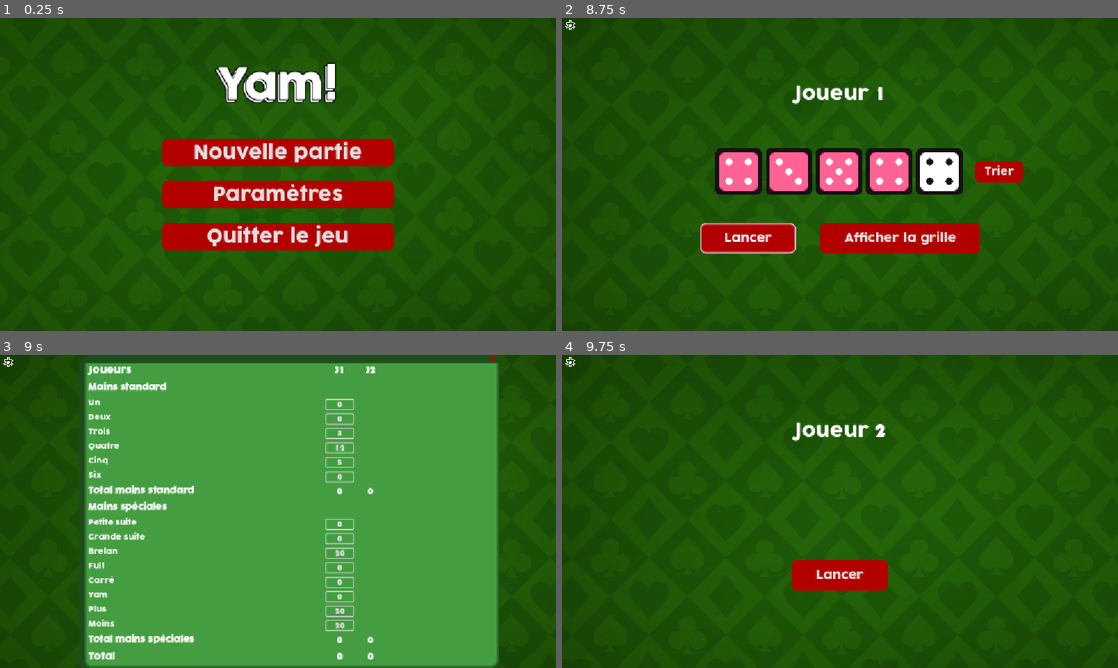
Above: before the commit, frames 1-4 (two rows, left to right).
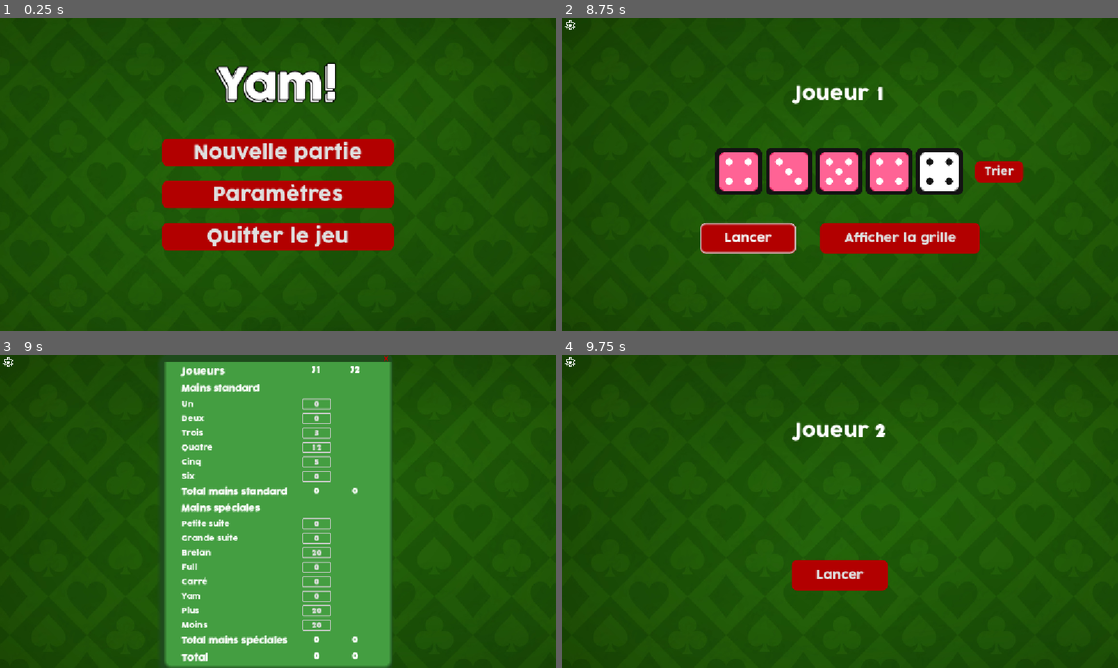
Above: after the commit, the same moments.

Repository: LaClimSx/Yam
Game: Godot game, scene res://scenes/menu.tscn
The game is run twice, just before and just after one commit, with the same random seed, the same clock (stepped at 60 frames per second) and the same inputs.
Inputs (mouse positions are in pixels of both pictures, inside the frame that each line leads up to):
- Up to frame 1 (0.25 s): no input
- Up to frame 2 (8.75 s): click "Nouvelle partie" at 0.5 s; click "-" at 1.25 s; click "+" at 2 s; click "Commencer" at 2.75 s; click "Lancer" at 3.5 s; click (789, 171) at 5 s; click (739, 171) at 5.75 s; click (840, 171) at 6.5 s; click (890, 171) at 7.25 s; click (940, 171) at 8 s
- Up to frame 3 (9 s): click "Afficher la grille" at 8.75 s
- Up to frame 4 (9.75 s): click "0" at 9.5 s

Frames 1-2 are identical in both runs. In frame 3, 39% of the frame differs, in the area x 14-90%, y 0-100%; in frame 4, nothing differs.

Commit message:
feat: grid dynamically changes size depending on the number of players

Diff:
--- a/scenes/main.tscn
+++ b/scenes/main.tscn
@@ -77,12 +77,26 @@
 "speed": 5.0
 }]
 
-[sub_resource type="StyleBoxFlat" id="StyleBoxFlat_tbgi4"]
+[sub_resource type="StyleBoxFlat" id="StyleBoxFlat_jbj1t"]
 bg_color = Color(0.116223, 0.294445, 0.109871, 1)
 corner_radius_top_left = 12
 corner_radius_top_right = 12
-
-[sub_resource type="StyleBoxEmpty" id="StyleBoxEmpty_tbgi4"]
+shadow_color = Color(0.11764706, 0.29411766, 0.10980392, 1)
+shadow_size = 9
+shadow_offset = Vector2(-5, 4.5)
+
+[sub_resource type="StyleBoxFlat" id="StyleBoxFlat_muem4"]
+bg_color = Color(0.266667, 0.619608, 0.254902, 1)
+border_width_left = 7
+border_width_right = 7
+border_width_bottom = 7
+border_color = Color(0.138554, 0.340711, 0.131379, 1)
+border_blend = true
+corner_radius_bottom_right = 15
+corner_radius_bottom_left = 15
+shadow_color = Color(0.116223, 0.294445, 0.109871, 1)
+shadow_size = 9
+shadow_offset = Vector2(-5, 5)
 
 [node name="Main" type="Panel"]
 custom_minimum_size = Vector2(1152, 648)
@@ -330,20 +344,27 @@
 theme_override_font_sizes/font_size = 22
 text = "Retourner au menu"
 
-[node name="Grid" type="Panel" parent="."]
-visible = false
-layout_mode = 0
-offset_left = 174.0
-offset_right = 1034.0
-offset_bottom = 648.0
+[node name="Grid" type="VBoxContainer" parent="."]
+visible = false
+layout_mode = 1
+anchors_preset = 8
+anchor_left = 0.5
+anchor_top = 0.5
+anchor_right = 0.5
+anchor_bottom = 0.5
+offset_left = -182.0
+offset_top = -325.0
+offset_right = 182.0
+offset_bottom = 325.0
+grow_horizontal = 2
+grow_vertical = 2
+theme_override_constants/separation = 0
 
 [node name="TopBar" type="Panel" parent="Grid"]
 custom_minimum_size = Vector2(0, 16)
-layout_mode = 1
-anchors_preset = 10
-anchor_right = 1.0
-grow_horizontal = 2
-theme_override_styles/panel = SubResource("StyleBoxFlat_tbgi4")
+layout_mode = 2
+size_flags_vertical = 0
+theme_override_styles/panel = SubResource("StyleBoxFlat_jbj1t")
 
 [node name="Close" type="TextureButton" parent="Grid/TopBar"]
 layout_mode = 1
@@ -362,26 +383,33 @@
 ignore_texture_size = true
 stretch_mode = 4
 
-[node name="Hands" type="PanelContainer" parent="Grid"]
-layout_mode = 0
-offset_left = 9.0
-offset_top = 16.0
-offset_right = 264.0
-offset_bottom = 648.0
-theme_override_styles/panel = SubResource("StyleBoxEmpty_tbgi4")
-
-[node name="HandNames" type="VBoxContainer" parent="Grid/Hands"]
+[node name="ContainerPanel" type="PanelContainer" parent="Grid"]
+layout_mode = 2
+theme_override_styles/panel = SubResource("StyleBoxFlat_muem4")
+
+[node name="MarginContainer" type="MarginContainer" parent="Grid/ContainerPanel"]
+layout_mode = 2
+theme_override_constants/margin_left = 30
+theme_override_constants/margin_top = 4
+theme_override_constants/margin_right = 40
+
+[node name="Hbox" type="HBoxContainer" parent="Grid/ContainerPanel/MarginContainer"]
+layout_mode = 2
+theme_override_constants/separation = 30
+
+[node name="HandNames" type="VBoxContainer" parent="Grid/ContainerPanel/MarginContainer/Hbox"]
 layout_mode = 2
 theme_override_constants/separation = 7
-
-[node name="Players" type="Label" parent="Grid/Hands/HandNames"]
+alignment = 1
+
+[node name="Players" type="Label" parent="Grid/ContainerPanel/MarginContainer/Hbox/HandNames"]
 layout_mode = 2
 mouse_filter = 1
 theme_override_fonts/font = ExtResource("5_o6xl0")
 theme_override_font_sizes/font_size = 20
 text = "Joueurs"
 
-[node name="NormalHands" type="Label" parent="Grid/Hands/HandNames"]
+[node name="NormalHands" type="Label" parent="Grid/ContainerPanel/MarginContainer/Hbox/HandNames"]
 layout_mode = 2
 tooltip_text = "Si le total des points des mains sandard est supérieur ou égal à 63,
 un bonus de 37 points est ajouté au total"
@@ -390,43 +418,43 @@
 theme_override_font_sizes/font_size = 18
 text = "Mains standard"
 
-[node name="One" type="Label" parent="Grid/Hands/HandNames"]
+[node name="One" type="Label" parent="Grid/ContainerPanel/MarginContainer/Hbox/HandNames"]
 layout_mode = 2
 tooltip_text = "La somme des 1 de votre main"
 mouse_filter = 1
 text = "Un"
 
-[node name="Two" type="Label" parent="Grid/Hands/HandNames"]
+[node name="Two" type="Label" parent="Grid/ContainerPanel/MarginContainer/Hbox/HandNames"]
 layout_mode = 2
 tooltip_text = "La somme des 2 de votre main"
 mouse_filter = 1
 text = "Deux"
 
-[node name="Three" type="Label" parent="Grid/Hands/HandNames"]
+[node name="Three" type="Label" parent="Grid/ContainerPanel/MarginContainer/Hbox/HandNames"]
 layout_mode = 2
 tooltip_text = "La somme des 3 de votre main"
 mouse_filter = 1
 text = "Trois"
 
-[node name="Four" type="Label" parent="Grid/Hands/HandNames"]
+[node name="Four" type="Label" parent="Grid/ContainerPanel/MarginContainer/Hbox/HandNames"]
 layout_mode = 2
 tooltip_text = "La somme des 4 de votre main"
 mouse_filter = 1
 text = "Quatre"
 
-[node name="Five" type="Label" parent="Grid/Hands/HandNames"]
+[node name="Five" type="Label" parent="Grid/ContainerPanel/MarginContainer/Hbox/HandNames"]
 layout_mode = 2
 tooltip_text = "La somme des 5 de votre main"
 mouse_filter = 1
 text = "Cinq"
 
-[node name="Six" type="Label" parent="Grid/Hands/HandNames"]
+[node name="Six" type="Label" parent="Grid/ContainerPanel/MarginContainer/Hbox/HandNames"]
 layout_mode = 2
 tooltip_text = "La somme des 6 de votre main"
 mouse_filter = 1
 text = "Six"
 
-[node name="NormalTotal" type="Label" parent="Grid/Hands/HandNames"]
+[node name="NormalTotal" type="Label" parent="Grid/ContainerPanel/MarginContainer/Hbox/HandNames"]
 layout_mode = 2
 tooltip_text = "Si le total des points des mains sandard est supérieur ou égal à 63,
 un bonus de 37 points est ajouté au total"
@@ -435,56 +463,56 @@
 theme_override_font_sizes/font_size = 18
 text = "Total mains standard"
 
-[node name="ComplexHands" type="Label" parent="Grid/Hands/HandNames"]
+[node name="ComplexHands" type="Label" parent="Grid/ContainerPanel/MarginContainer/Hbox/HandNames"]
 layout_mode = 2
 mouse_filter = 1
 theme_override_fonts/font = ExtResource("5_o6xl0")
 theme_override_font_sizes/font_size = 18
 text = "Mains spéciales"
 
-[node name="LittleStraight" type="Label" parent="Grid/Hands/HandNames"]
+[node name="LittleStraight" type="Label" parent="Grid/ContainerPanel/MarginContainer/Hbox/HandNames"]
 layout_mode = 2
 tooltip_text = "Une petite suite est réalisée si votre main est composée de 1, 2, 3, 4 et 5.
 Elle rapporte 30 points"
 mouse_filter = 1
 text = "Petite suite"
 
-[node name="BigStraight" type="Label" parent="Grid/Hands/HandNames"]
+[node name="BigStraight" type="Label" parent="Grid/ContainerPanel/MarginContainer/Hbox/HandNames"]
 layout_mode = 2
 tooltip_text = "Une grande suite est réalisée si votre main est composée de 2, 3, 4, 5 et 6.
 Elle rapporte 30 points"
 mouse_filter = 1
 text = "Grande suite"
 
-[node name="Triangle" type="Label" parent="Grid/Hands/HandNames"]
+[node name="Triangle" type="Label" parent="Grid/ContainerPanel/MarginContainer/Hbox/HandNames"]
 layout_mode = 2
 tooltip_text = "Un brelan est obtenu si votre main comporte au moins 3 fois le même dé.
 Il rapporte le total de la somme des dés"
 mouse_filter = 1
 text = "Brelan"
 
-[node name="Full" type="Label" parent="Grid/Hands/HandNames"]
+[node name="Full" type="Label" parent="Grid/ContainerPanel/MarginContainer/Hbox/HandNames"]
 layout_mode = 2
 tooltip_text = "Un full est obtenu si votre main comporte un triplé et une paire de dés (yam compris).
 Il rapporte 25 points"
 mouse_filter = 1
 text = "Full"
 
-[node name="Square" type="Label" parent="Grid/Hands/HandNames"]
+[node name="Square" type="Label" parent="Grid/ContainerPanel/MarginContainer/Hbox/HandNames"]
 layout_mode = 2
 tooltip_text = "Un carré est obtenu si votre main comporte au moins 4 fois le même dé.
 Il rapporte 40 points"
 mouse_filter = 1
 text = "Carré"
 
-[node name="Yam" type="Label" parent="Grid/Hands/HandNames"]
+[node name="Yam" type="Label" parent="Grid/ContainerPanel/MarginContainer/Hbox/HandNames"]
 layout_mode = 2
 tooltip_text = "Un yam est obtenu si votre main comporte 5 fois le même dé.
 Il rapporte 50 points"
 mouse_filter = 1
 text = "Yam"
 
-[node name="Plus" type="Label" parent="Grid/Hands/HandNames"]
+[node name="Plus" type="Label" parent="Grid/ContainerPanel/MarginContainer/Hbox/HandNames"]
 layout_mode = 2
 tooltip_text = "Le plus et le moins vont de paire.
 Si vous n'avez pas encore joué le moins ou que la somme des dés est supérieure ou égale au moins,
@@ -492,7 +520,7 @@
 mouse_filter = 1
 text = "Plus"
 
-[node name="Minus" type="Label" parent="Grid/Hands/HandNames"]
+[node name="Minus" type="Label" parent="Grid/ContainerPanel/MarginContainer/Hbox/HandNames"]
 layout_mode = 2
 tooltip_text = "Le plus et le moins vont de paire.
 Si vous n'avez pas encore joué le plus ou que la somme des dés est inférieure ou égale au moins,
@@ -500,14 +528,14 @@
 mouse_filter = 1
 text = "Moins"
 
-[node name="ComplexTotal" type="Label" parent="Grid/Hands/HandNames"]
+[node name="ComplexTotal" type="Label" parent="Grid/ContainerPanel/MarginContainer/Hbox/HandNames"]
 layout_mode = 2
 mouse_filter = 1
 theme_override_fonts/font = ExtResource("5_o6xl0")
 theme_override_font_sizes/font_size = 18
 text = "Total mains spéciales"
 
-[node name="Total" type="Label" parent="Grid/Hands/HandNames"]
+[node name="Total" type="Label" parent="Grid/ContainerPanel/MarginContainer/Hbox/HandNames"]
 layout_mode = 2
 tooltip_text = "Si le total des points des mains sandard est supérieur ou égal à 63,
 un bonus de 37 points est ajouté au total"
@@ -516,21 +544,14 @@
 theme_override_font_sizes/font_size = 20
 text = "Total"
 
-[node name="Players" type="ScrollContainer" parent="Grid"]
-layout_mode = 0
-offset_left = 266.0
-offset_top = 20.0
-offset_right = 858.0
-offset_bottom = 652.0
-
-[node name="HBoxContainer" type="HBoxContainer" parent="Grid/Players"]
-custom_minimum_size = Vector2(0, 632)
-layout_mode = 2
-size_flags_horizontal = 3
-alignment = 1
-
-[node name="Player1" parent="Grid/Players/HBoxContainer" instance=ExtResource("3_sugp2")]
-layout_mode = 2
+[node name="Players" type="HBoxContainer" parent="Grid/ContainerPanel/MarginContainer/Hbox"]
+layout_mode = 2
+theme_override_constants/separation = 20
+alignment = 1
+
+[node name="Player1" parent="Grid/ContainerPanel/MarginContainer/Hbox/Players" instance=ExtResource("3_sugp2")]
+layout_mode = 2
+alignment = 1
 
 [node name="SettingsPanel" parent="." instance=ExtResource("16_jbj1t")]
 visible = false
@@ -554,5 +575,5 @@
 [connection signal="pressed" from="EndScreen/VBoxContainer/EndButtons/EndGridButton" to="." method="_on_grid_button_pressed"]
 [connection signal="pressed" from="EndScreen/VBoxContainer/EndButtons/MenuButton" to="." method="_on_menu_button_pressed"]
 [connection signal="pressed" from="Grid/TopBar/Close" to="." method="_on_close_pressed"]
-[connection signal="turn_finished" from="Grid/Players/HBoxContainer/Player1" to="." method="end_turn"]
+[connection signal="turn_finished" from="Grid/ContainerPanel/MarginContainer/Hbox/Players/Player1" to="." method="end_turn"]
 [connection signal="closed" from="SettingsPanel" to="." method="_on_settings_panel_closed"]
--- a/scenes/player.tscn
+++ b/scenes/player.tscn
@@ -4,7 +4,7 @@
 [ext_resource type="Script" uid="uid://875bs7r01htp" path="res://scripts/player.gd" id="2_g2els"]
 
 [node name="Player1" type="VBoxContainer"]
-custom_minimum_size = Vector2(60, 632)
+custom_minimum_size = Vector2(60, 0)
 theme = ExtResource("1_3vyb7")
 theme_override_constants/separation = 7
 script = ExtResource("2_g2els")
--- a/scripts/main.gd
+++ b/scripts/main.gd
@@ -4,9 +4,9 @@
 @onready var dice_buttons : Array[TextureButton] = [$Board/Dice/MarginContainer/BoxContainer/D1, $Board/Dice/MarginContainer/BoxContainer/D2, $Board/Dice/MarginContainer/BoxContainer/D3, $Board/Dice/MarginContainer/BoxContainer/D4, $Board/Dice/MarginContainer/BoxContainer/D5]
 @onready var animations : Array[AnimatedSprite2D] = [$Board/Dice/MarginContainer/BoxContainer/Animations/AnimD1, $Board …(233 unchanged characters)…
 var occuring_animations : int = 0
-@onready var grid : Panel = $Grid
+@onready var grid : VBoxContainer = $Grid
 @onready var board : Panel = $Board
-@onready var players : Array[Player] = [$Grid/Players/HBoxContainer/Player1]
+@onready var players : Array[Player] = [$Grid/ContainerPanel/MarginContainer/Hbox/Players/Player1]
 
 var turn : int = 0
 var current_player : int = 0
@@ -26,7 +26,7 @@
 		die_button.connect("pressed", func() -> void : _on_die_pressed(i))
 	for i in range(Global.player_nb - 1):
 		var new_player : Player = players[0].duplicate()
-		$Grid/Players/HBoxContainer.add_child(new_player)
+		$Grid/ContainerPanel/MarginContainer/Hbox/Players.add_child(new_player)
 		players.append(new_player)
 		new_player.get_node("Name").text = "J" + str(i + 2)
 	play_turn()
@@ -115,26 +115,26 @@
 	var scores = []
 	for player in players:
 		scores.append(player.total)
-	var max = scores.max()
-	$EndScreen/VBoxContainer/ScoreTexts/ScoreNumber.text = str(max)
+	var maximum = scores.max()
+	$EndScreen/VBoxContainer/ScoreTexts/ScoreNumber.text = str(maximum)
 	var winners = []
 	for i in range(scores.size()):
-		if scores[i] == max:
+		if scores[i] == maximum:
 			winners.append(i)
 	if winners.size() == 1:
 		$EndScreen/VBoxContainer/VictoryTexts/VictoryNumber.text = str(winners[0] + 1)
 	else:
 		#In case of equality
 		$EndScreen/VBoxContainer/VictoryTexts/VictoryLabel.text = "Victoire des joueurs"
-		var str : String = ""
+		var str_builder : String = ""
 		for i in range(winners.size()):
 			if i == winners.size() - 1:
-				str += " et "  + str(winners[i] + 1)
+				str_builder += " et "  + str(winners[i] + 1)
 			elif i == winners.size() - 2:
-				str += str(winners[i] + 1)
+				str_builder += str(winners[i] + 1)
 			else:
-				str += str(winners[i] + 1) + ", "
-		$EndScreen/VBoxContainer/VictoryTexts/VictoryNumber.text = str
+				str_builder += str(winners[i] + 1) + ", "
+		$EndScreen/VBoxContainer/VictoryTexts/VictoryNumber.text = str_builder
 	$EndScreen.visible = true
 
 
@@ -222,8 +222,8 @@
 
 
 #We use this so that the container doesn't resize when we set the node to invisible
-func toggle_invisibility(node: Control, hide: bool):
-	if hide:
+func toggle_invisibility(node: Control, hide_it: bool):
+	if hide_it:
 		node.modulate.a = 0.0
 		node.mouse_filter = Control.MOUSE_FILTER_IGNORE
 	else:
